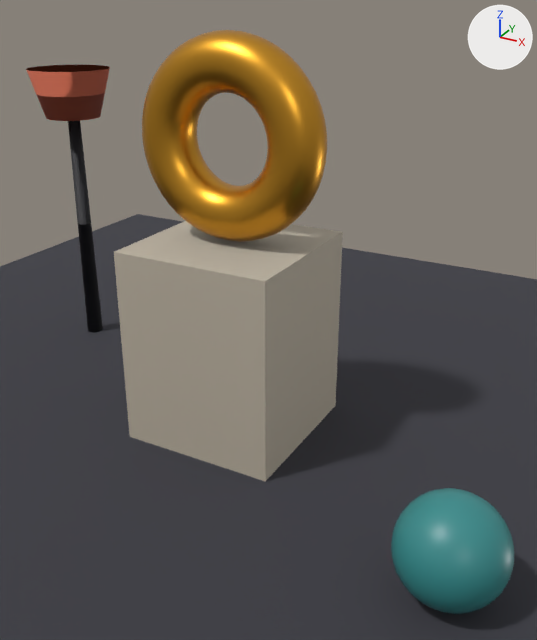
The glTF model Examples/3D/Geometry/LoadedScene/scene.gltf as it was, and as the next commit left it.
Camera for both pictures: a 50 mm camera at (1.81, -2.93, 2.09) aimed at (0.23, -0.06, 0.66). Arrows for +X, +Y and +Z are at upper right; the lights stay in place. The picture after the commit comes second. Where no turn or scale is listed for an object, it has been applied to the vertices. Vertices at exactly the same position are counted once.

The first picture shows 'floor', 'lampPost', 'lampShade', 'orb', 'pedestal', 'sculpture'.
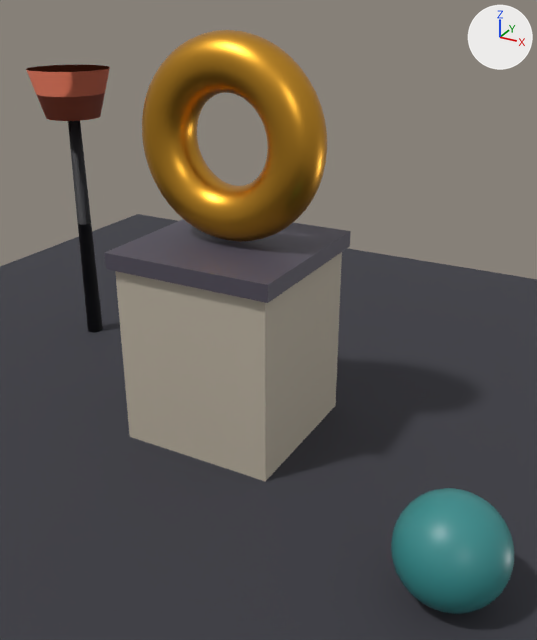
Pixel boxes [x1, y1, x2, y2] of what changed, in the pictures (537 x 640 px; the box of a moved part takes in the faces that stretch with it):
'pedestal', reshaped (8% wider)
    before: [114, 221, 343, 482]
    after: [104, 219, 351, 482]
part 1 of me_mesh_1, added
    after: [104, 219, 351, 303]
part 2 of me_mesh_1, moved or reshaped
    before: [114, 221, 343, 315]
    after: [115, 252, 342, 315]

Edits to the bpy script that builds the scene:
```text
Add mat_pedestalcap:
    mat_pedestalcap = principled_material('PedestalCap')
    mat_pedestalcap.base_color = (0.089, 0.0783, 0.106)  # dark grey #544f5c
    mat_pedestalcap.roughness = 0.55
Change me_mesh_1:
    used by ob_pedestal; location = (0.0, 0.0, 0.5)
    verts and faces of me_mesh_1; kept vertices keep their numbers, new ones are numbered from 8
    before: 2 (0.4, 0.4, 0.5) at pixel (342, 231), 3 (0.4, -0.4, 0.5) at pixel (265, 281), 6 (-0.4, -0.4, 0.5) at pixel (113, 251), 7 (-0.4, 0.4, 0.5)
    remove me_mesh_1.from_pydata(...)  # 8 vertices, 12 faces; spans x -0.4..0.4, y -0.4..0.4, z -0.5..0.5
    add me_mesh_1.from_pydata(...)  # 16 vertices, 24 faces; spans x -0.43..0.43, y -0.43..0.43, z -0.5..0.5
    me_mesh_1 part 1: a new loose piece, a box spanning x -0.43..0.43, y -0.43..0.43, z 0.42..0.5, in mat_pedestalcap (dark grey #544f5c)
    me_mesh_1 part 2
    add for i in [2, 3, 6, 7]: verts[i] += (0.0, 0.0, -0.08)
    add me_mesh_1.materials.append(mat_pedestalcap)  # dark grey #544f5c
```
